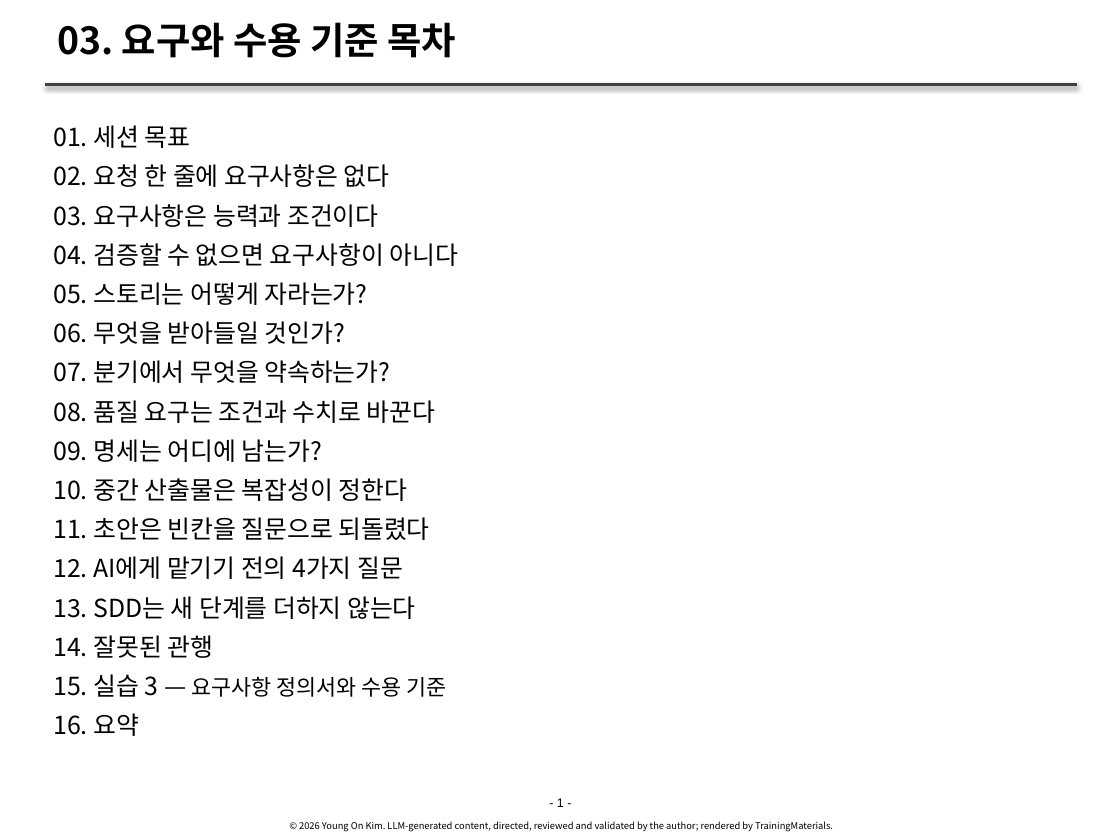
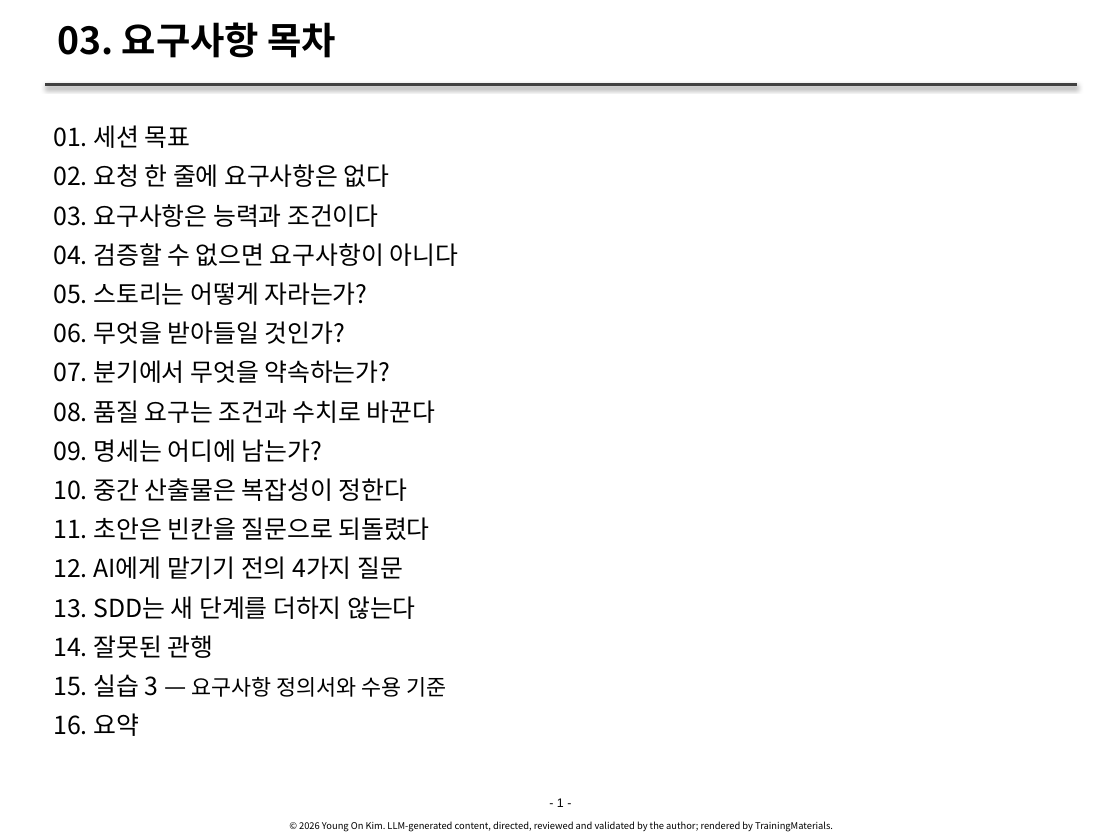
Before and after one commit to YoungSan77/TrainingMaterials, a slide deck: slide 1 of courses/ai-native/sessions/s03.pptx. Drawn at 1120x840 pixels with LibreOffice and Linux fonts; fonts in the diff are those of the drawing. Boxes give left, top, right and bottom in pixels: in the first picture for what was removed or moved away, otherwise in the second. Text is boxed around its words. In the diff, an @@ line names an element or a change of style, - is before the commit and + after.

```diff
--- a/courses/ai-native/sessions/s03.pptx
+++ b/courses/ai-native/sessions/s03.pptx
@@ title at [57,22,337,58]: text changed @@
-03. 요구와 수용 기준 목차
+03. 요구사항 목차
```
Also in this commit, not shown: 28 other slides changed, 23 other files.
